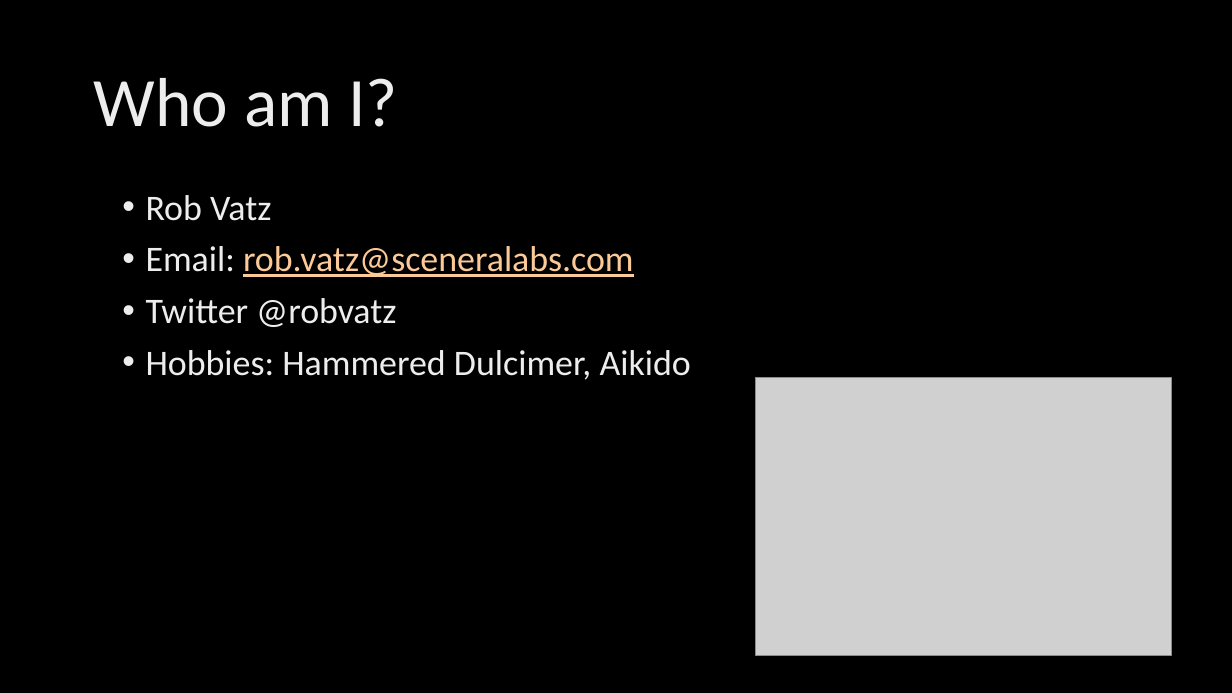
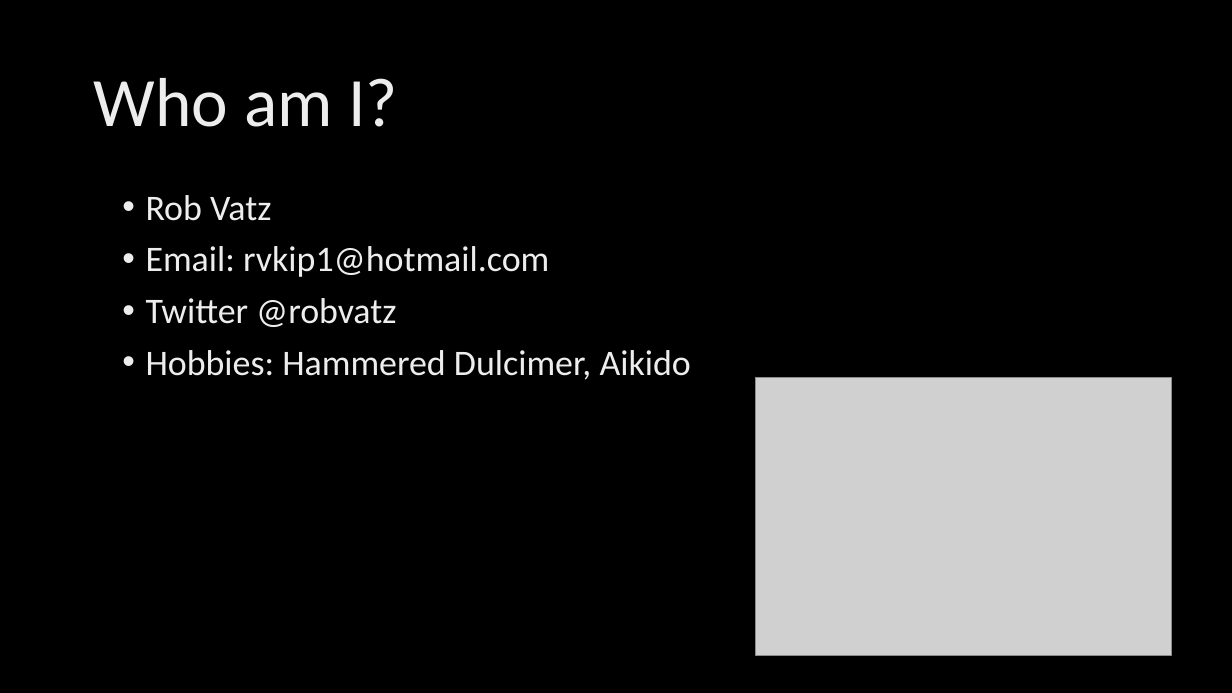
Before and after one commit to poedevop-fm/Database-Refactoring-Demo, a slide deck: slide 2 of Triggers & Refactoring.pptx. Drawn at 1232x693 pixels with LibreOffice and Linux fonts; fonts in the diff are those of the drawing; grey boxes stand for pictures; background and template pictures are left out. Boxes give left, top, right and bottom in pixels: in the first picture for what was removed or moved away, otherwise in the second. Text is boxed around its words. In the diff, an @@ line names an element or a change of style, - is before the commit and + after.

Commit message:
Fixed email address

```diff
--- a/Triggers & Refactoring.pptx
+++ b/Triggers & Refactoring.pptx
@@ text at <box>146,246,549,277</box>: text changed; text colour #FBCA98 to gradient #BFBFBF to #EDEDED to #FFFFFF @@
-• Email: rob.vatz@sceneralabs.com
+• Email: rvkip1@hotmail.com
```
Also in this commit, not shown: 3 other slides changed.
